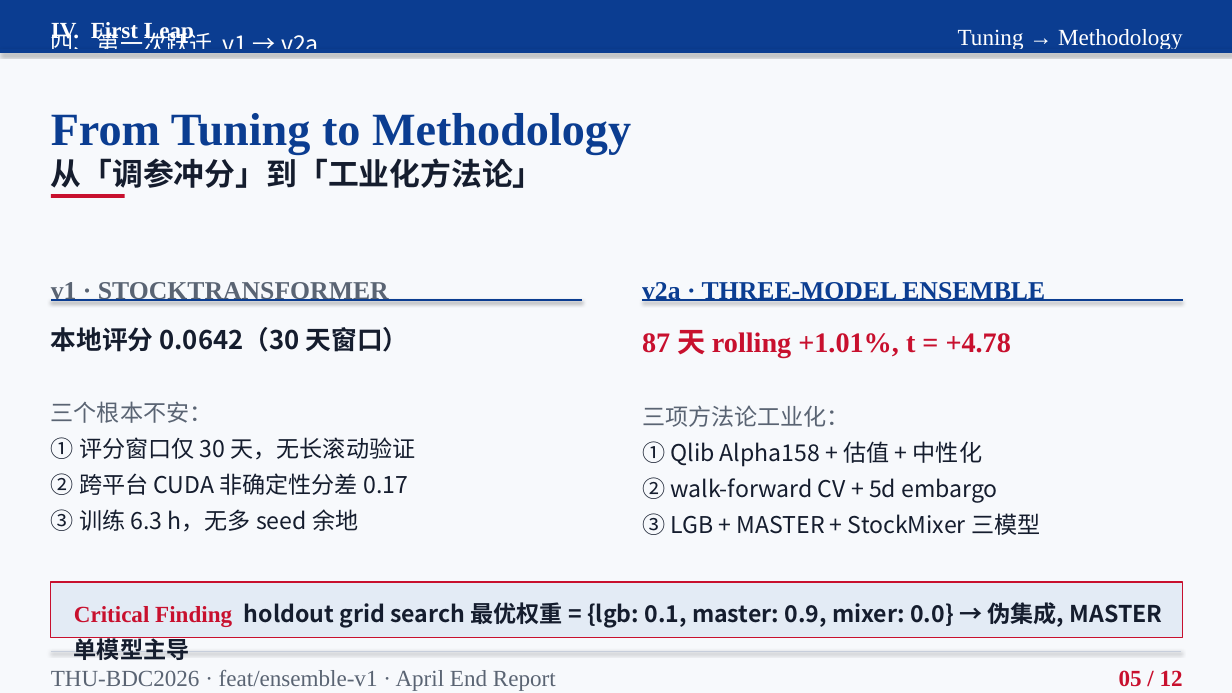
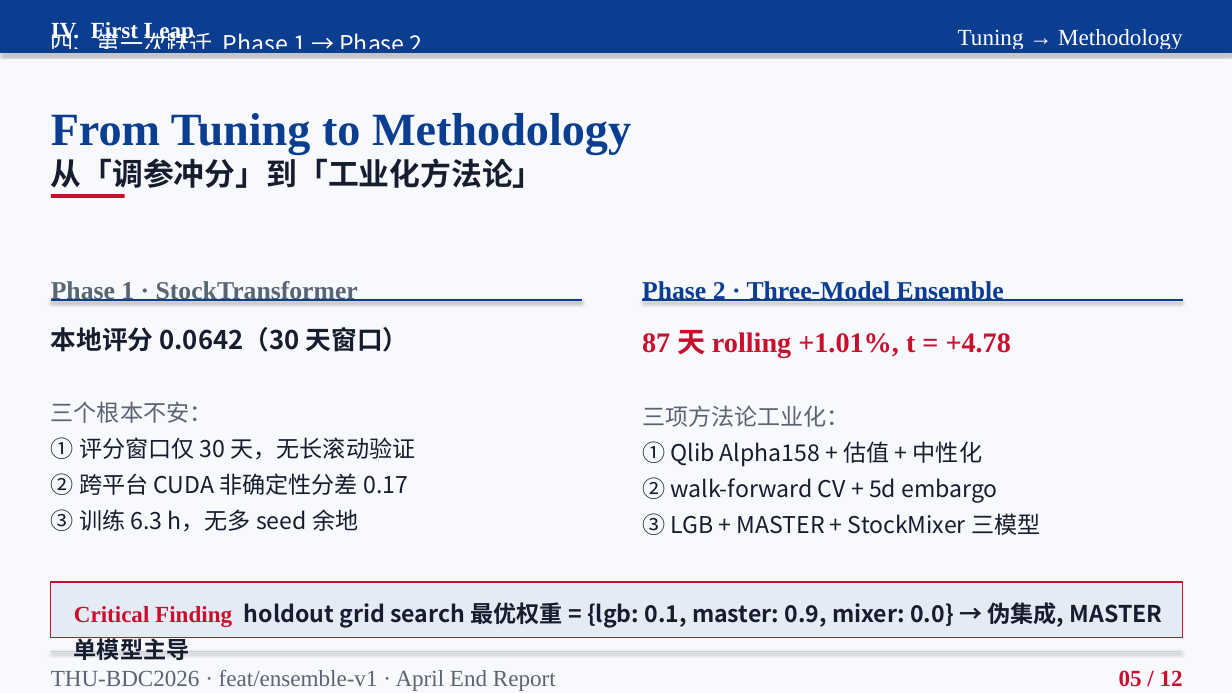
Before and after one commit to LvJC0808/C4BDC, a slide deck: slide 5 of docs/slides/April_End_Report.pptx. Drawn at 1232x693 pixels with LibreOffice and Linux fonts; fonts in the diff are those of the drawing. Boxes give left, top, right and bottom in pixels: in the first picture for what was removed or moved away, otherwise in the second. Text is boxed around its words. In the diff, an @@ line names an element or a change of style, - is before the commit and + after.

Commit message:
docs(slides): update April_End_Report.pptx — Phase 1-4 naming + reduce line spacing to fix overflow

```diff
--- a/docs/slides/April_End_Report.pptx
+++ b/docs/slides/April_End_Report.pptx
@@ text at (51, 29, 423, 58): text changed @@
-四、第一次跃迁 v1 → v2a
+四、第一次跃迁 Phase 1 → Phase 2
@@ text at (51, 281, 358, 304): text changed @@
-v1 · STOCKTRANSFORMER
+Phase 1 · StockTransformer
@@ text at (642, 281, 1004, 301): text changed @@
-v2a · THREE-MODEL ENSEMBLE
+Phase 2 · Three-Model Ensemble
```
Also in this commit, not shown: 3 other slides changed.
